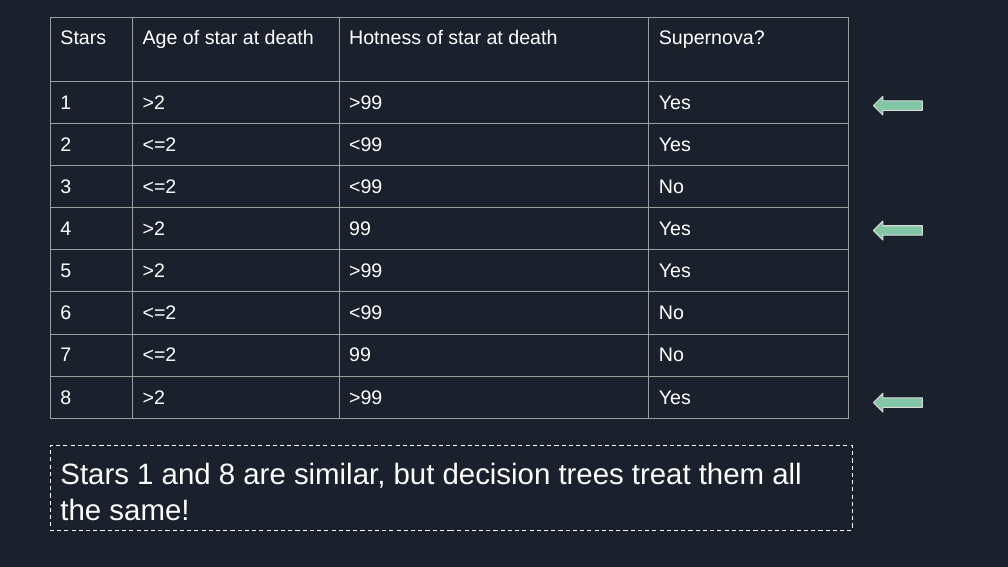
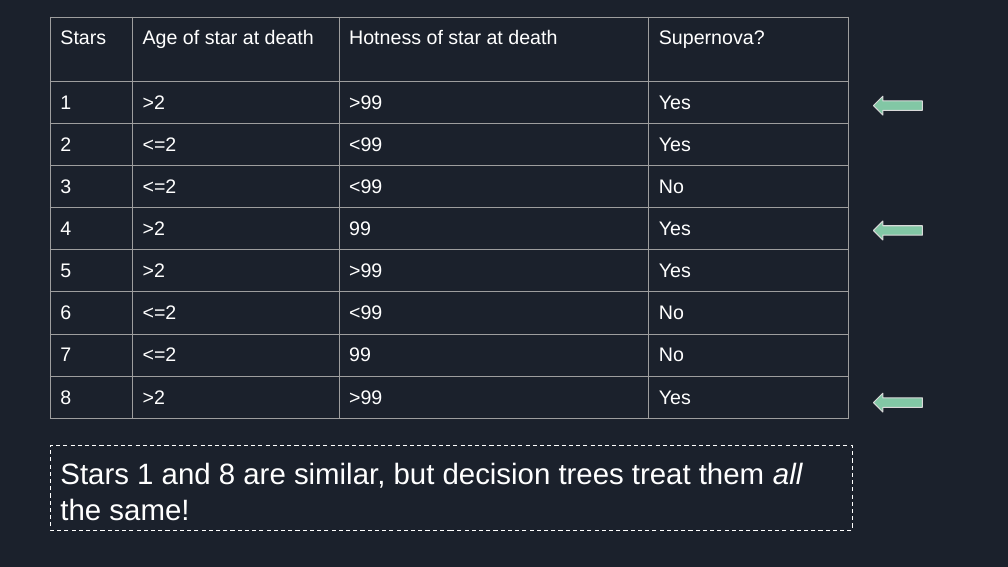
Before and after one commit to Teknowledge/Curriculum, a slide deck: slide 7 of machine_learning_curriculum/3.1 K Nearest Neighbors 1/3.1 K Nearest Neighbors.pptx. Drawn at 1008x567 pixels with LibreOffice and Linux fonts; fonts in the diff are those of the drawing. Boxes give left, top, right and bottom in pixels: in the first picture for what was removed or moved away, otherwise in the second. Text is boxed around its words. In the diff, an @@ line names an element or a change of style, - is before the commit and + after.

```diff
--- a/machine_learning_curriculum/3.1 K Nearest Neighbors 1/3.1 K Nearest Neighbors.pptx
+++ b/machine_learning_curriculum/3.1 K Nearest Neighbors 1/3.1 K Nearest Neighbors.pptx
@@ rectangle "Stars 1 and 8 are ..." at [50,446,852,530]: italic on in "all" @@
```
Also in this commit, not shown: 2 other slides changed, 4 slides added, 7 other files.
